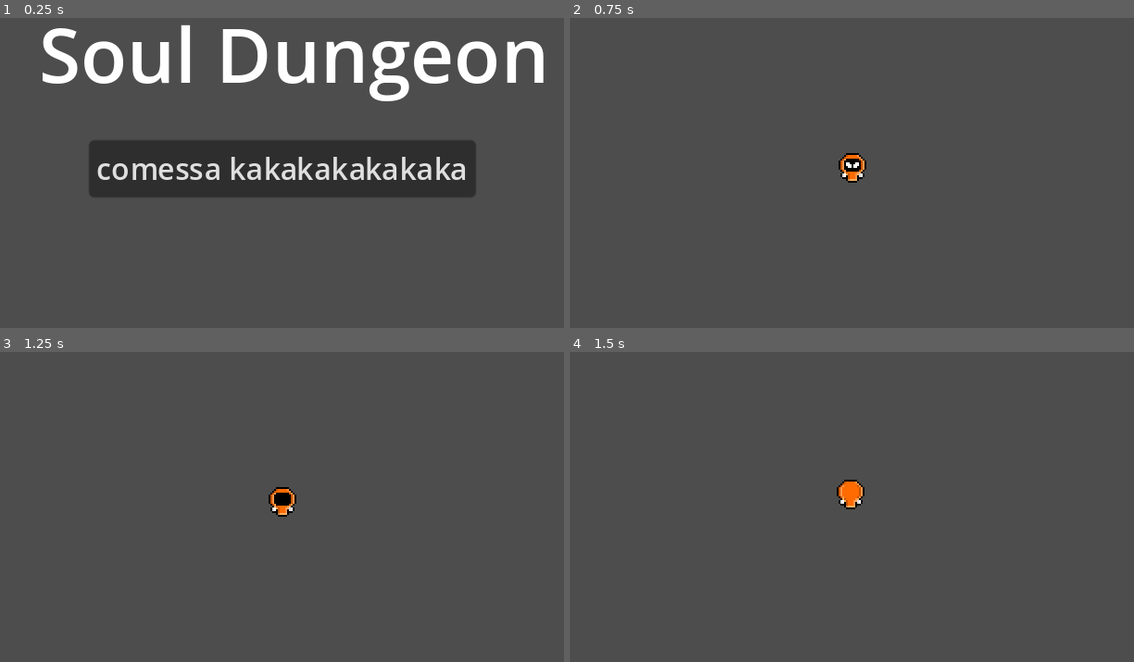
Above: before the commit, frames 1-4 (two rows, left to right).
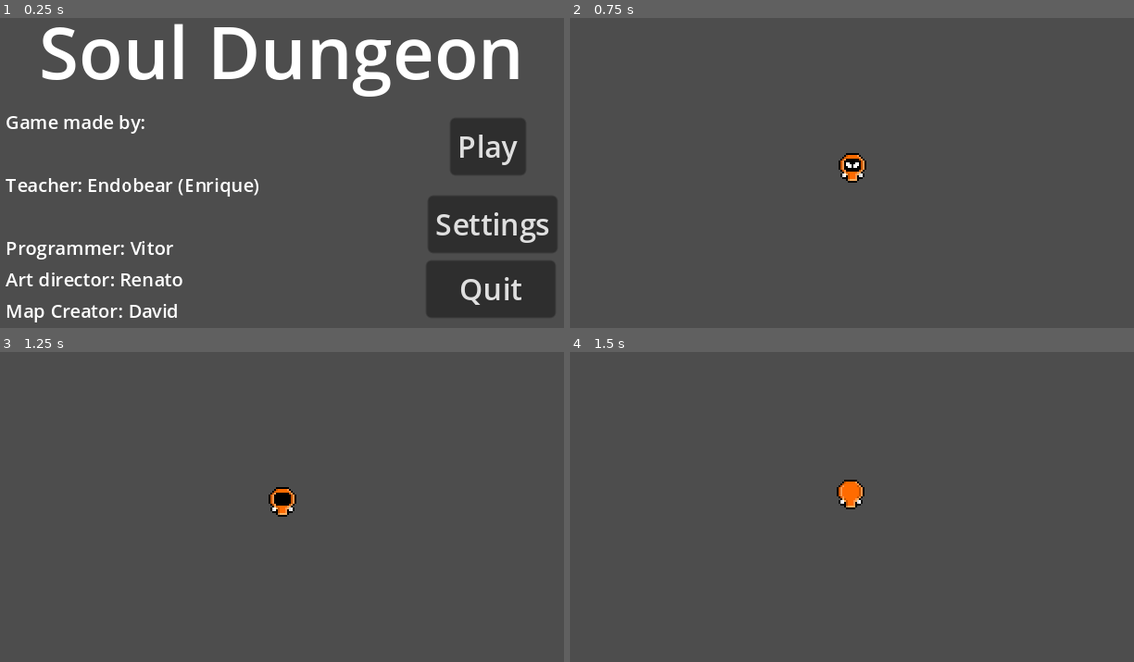
Above: after the commit, the same moments.

Repository: Endobear/Soul-Dungeon
Game: Godot game, scene res://Cenas/menuinicial.tscn
Same seed, same stepped clock (60 frames per second), same inputs: the game is played once before the commit and once after it. The engine's default icon, where the game draws it, is replaced by a stand-in: a white triangle on a blue panel in a dark square.
Inputs (mouse positions are in pixels of both pictures, inside the frame that each line leads up to):
- Up to frame 1 (0.25 s): no input
- Up to frame 2 (0.75 s): click "comessa kakakakakakaka" (after the commit: "Play") at 0.5 s
- Up to frame 3 (1.25 s): no input
- Up to frame 4 (1.5 s): tap Enter (ui_accept) at 1.25 s; move the mouse to (981, 485) at 1.27 s; hold Up (mover_cima) from 1.28 s (still down); click (981, 485) at 1.35 s

The runs differ from the first frame. In frame 1, 31% of the frame differs, in the area x 0-99%, y 1-99%; in frame 2, nothing differs; in frame 3, nothing differs; in frame 4, nothing differs.

Commit message:
Menus atualizados e começo do iframe dash

Diff:
--- /dev/null
+++ b/Cenas/Button.gd
@@ -0,0 +1,17 @@
+extends Button
+
+
+# Called when the node enters the scene tree for the first time.
+func _ready():
+	pass # Replace with function body.
+
+
+# Called every frame. 'delta' is the elapsed time since the previous frame.
+func _process(delta):
+	pass
+
+
+
+
+func _on_button_down():
+	get_tree().change_scene_to_file("res://Cenas/menuinicial.tscn") # Replace with function body.
--- /dev/null
+++ b/Cenas/Button3.gd
@@ -0,0 +1,11 @@
+extends Button
+
+
+# Called when the node enters the scene tree for the first time.
+func _ready():
+	pass # Replace with function body.
+
+
+# Called every frame. 'delta' is the elapsed time since the previous frame.
+func _process(delta):
+	pass
--- a/Cenas/Inimizade.tscn
+++ b/Cenas/Inimizade.tscn
@@ -17,6 +17,7 @@
 
 [node name="CollisionShape2D" type="CollisionShape2D" parent="."]
 visible = false
+light_mask = 4
 position = Vector2(-1, 0.5)
 shape = SubResource("RectangleShape2D_5k44n")
 
--- /dev/null
+++ b/Cenas/Settings.tscn
@@ -0,0 +1,61 @@
+[gd_scene load_steps=2 format=3 uid="uid://bf6yn8luludcw"]
+
+[ext_resource type="Script" path="res://Cenas/Button.gd" id="1_a4i0l"]
+
+[node name="Control" type="Control"]
+layout_mode = 3
+anchors_preset = 15
+anchor_right = 1.0
+anchor_bottom = 1.0
+grow_horizontal = 2
+grow_vertical = 2
+
+[node name="HSlider2" type="HSlider" parent="."]
+layout_mode = 1
+anchors_preset = -1
+anchor_right = 0.48
+anchor_bottom = 0.533
+offset_left = 5.0
+offset_top = 84.0
+offset_right = -22.6
+offset_bottom = 87.741
+min_value = 1.0
+value = 1.0
+
+[node name="Label" type="Label" parent="."]
+layout_mode = 0
+offset_left = 5.0
+offset_top = 13.0
+offset_right = 115.0
+offset_bottom = 36.0
+text = "SFX volume"
+
+[node name="HSlider" type="HSlider" parent="."]
+layout_mode = 1
+anchors_preset = -1
+anchor_right = 0.48
+anchor_bottom = 0.533
+offset_left = 3.0
+offset_top = 18.0
+offset_right = -24.6
+offset_bottom = -10.94
+min_value = 1.0
+value = 1.0
+
+[node name="Button" type="Button" parent="."]
+layout_mode = 0
+offset_left = 273.0
+offset_top = 145.0
+offset_right = 318.0
+offset_bottom = 176.0
+text = "Back"
+script = ExtResource("1_a4i0l")
+
+[node name="Label2" type="Label" parent="."]
+offset_left = 7.0
+offset_top = 98.0
+offset_right = 117.0
+offset_bottom = 121.0
+text = "Music volume"
+
+[connection signal="button_down" from="Button" to="Button" method="_on_button_down"]
--- a/Cenas/menuinicial.tscn
+++ b/Cenas/menuinicial.tscn
@@ -1,10 +1,13 @@
-[gd_scene load_steps=3 format=3 uid="uid://ckardvnnnephe"]
+[gd_scene load_steps=4 format=3 uid="uid://ckardvnnnephe"]
 
 [ext_resource type="Script" path="res://Códigos/menuinicial.gd" id="1_riu02"]
 
 [sub_resource type="LabelSettings" id="LabelSettings_aoogi"]
 line_spacing = -1.2
-font_size = 41
+font_size = 39
+
+[sub_resource type="LabelSettings" id="LabelSettings_v25at"]
+font_size = 10
 
 [node name="Control" type="Control"]
 layout_mode = 3
@@ -34,12 +37,67 @@
 anchor_top = 0.5
 anchor_right = 0.5
 anchor_bottom = 0.5
-offset_left = -4.0
-offset_top = -4.0
-offset_right = 4.0
+offset_left = 91.0
+offset_top = -27.0
+offset_right = 132.0
 offset_bottom = 4.0
 grow_horizontal = 2
 grow_vertical = 2
-text = "comessa kakakakakakaka"
+text = "Play
+"
+
+[node name="Label2" type="Label" parent="."]
+layout_mode = 1
+anchors_preset = 5
+anchor_left = 0.5
+anchor_right = 0.5
+offset_left = -149.0
+offset_top = 58.0
+offset_right = 29.0
+offset_bottom = 202.0
+grow_horizontal = 2
+text = "Game made by:
+
+Teacher: Endobear (Enrique)
+
+Programmer: Vitor
+Art director: Renato
+Map Creator: David
+"
+label_settings = SubResource("LabelSettings_v25at")
+
+[node name="Button2" type="Button" parent="."]
+layout_mode = 1
+anchors_preset = 8
+anchor_left = 0.5
+anchor_top = 0.5
+anchor_right = 0.5
+anchor_bottom = 0.5
+offset_left = 78.5
+offset_top = 15.0
+offset_right = 148.5
+offset_bottom = 46.0
+grow_horizontal = 2
+grow_vertical = 2
+text = "Settings
+"
+
+[node name="Button3" type="Button" parent="."]
+layout_mode = 1
+anchors_preset = 8
+anchor_left = 0.5
+anchor_top = 0.5
+anchor_right = 0.5
+anchor_bottom = 0.5
+offset_left = 78.0
+offset_top = 50.0
+offset_right = 148.0
+offset_bottom = 81.0
+grow_horizontal = 2
+grow_vertical = 2
+text = "Quit
+"
 
 [connection signal="button_down" from="Button" to="." method="_on_button_button_down"]
+[connection signal="button_down" from="Button2" to="." method="_on_button_2_button_down"]
+[connection signal="button_down" from="Button3" to="." method="_on_button_3_button_down"]
--- a/Códigos/jogador.gd
+++ b/Códigos/jogador.gd
@@ -100,6 +100,7 @@
 
 				can_dash = false
 				is_dashing = true
+
 				$duracaodouglas.start()
 				$dashicoldaun.start()
 
@@ -116,6 +117,7 @@
 
 
 
+
 	if cooldown_atk.time_left > 0:
 		velocity = dash_dir * 60
 		if atacou == false:
@@ -125,7 +127,7 @@
 
 	var hits = hitbox.get_overlapping_areas()
 
-	if hits and iframes.time_left == 0:
+	if hits and iframes.time_left == 0 and is_dashing == false:
 		LevarDano(hits[0])
 
 
--- a/Códigos/menuinicial.gd
+++ b/Códigos/menuinicial.gd
@@ -13,3 +13,11 @@
 
 func _on_button_button_down():
 	get_tree().change_scene_to_file("res://Cenas/cenatesti.tscn")
+
+
+func _on_button_2_button_down():
+	get_tree().change_scene_to_file("res://Cenas/Settings.tscn")
+
+
+func _on_button_3_button_down():
+	get_tree().quit()
Not shown, added: Cenas/Set9CFF.tmp
